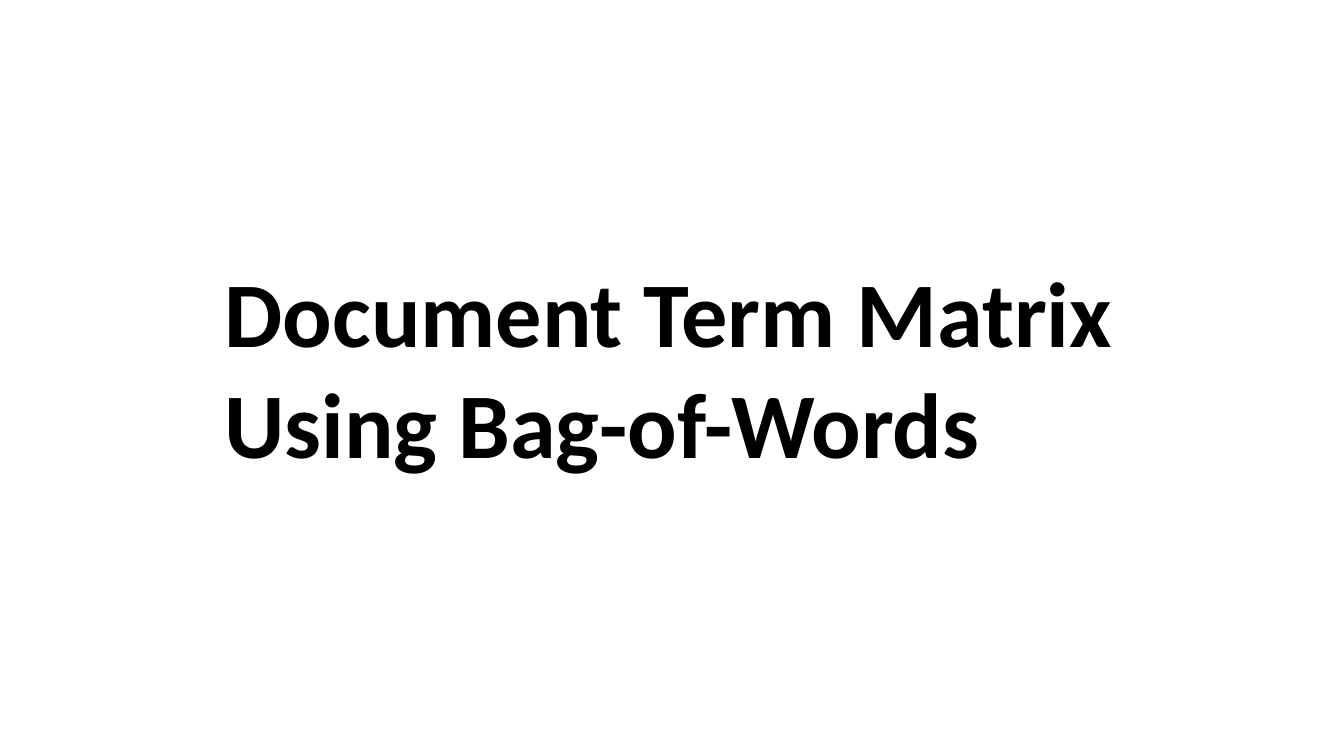
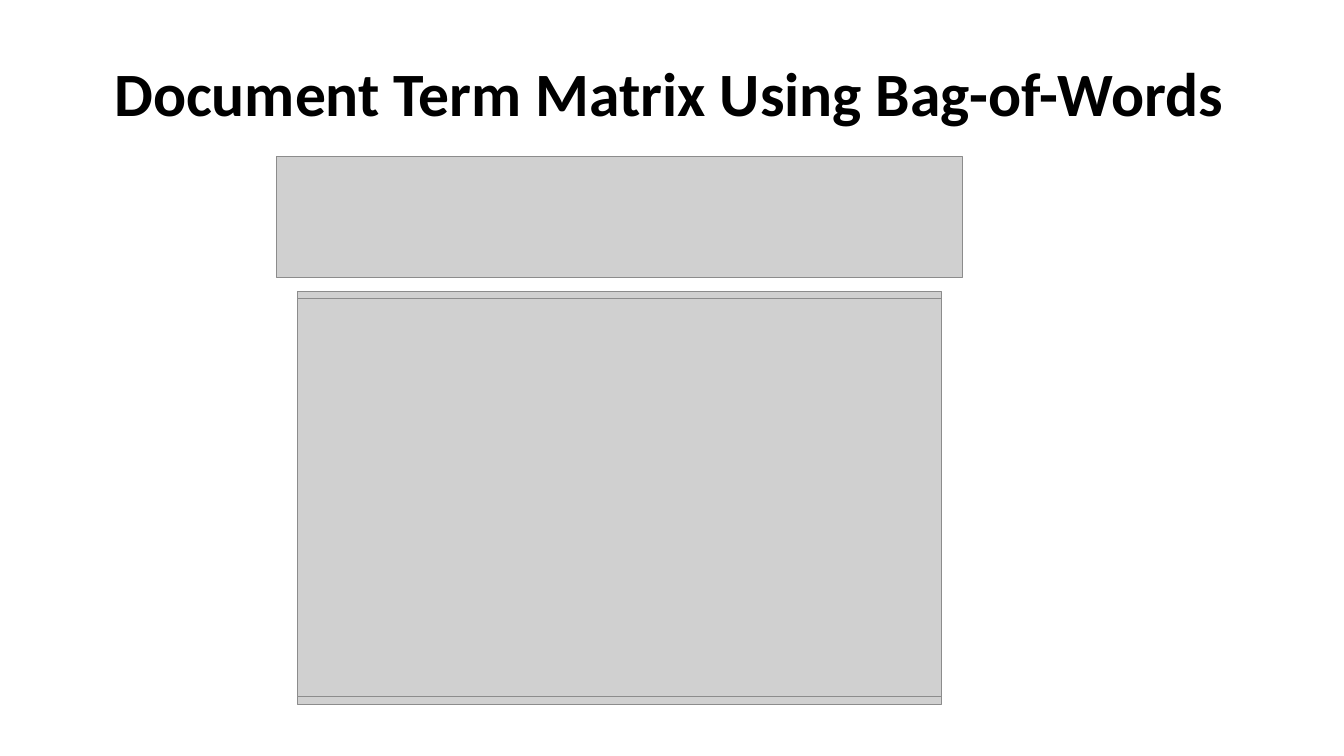
Before and after one commit to datamaniac03/Simple-Tweet-Text-Analysis, a slide deck: slide 8 of Presentation1.pptx. Drawn at 1344x756 pixels with LibreOffice and Linux fonts; fonts in the diff are those of the drawing; grey boxes stand for pictures; background and template pictures are left out. Boxes give left, top, right and bottom in pixels: in the first picture for what was removed or moved away, otherwise in the second. Text is boxed around its words. In the diff, an @@ line names an element or a change of style, - is before the commit and + after.

Commit message:
Draft Slides

```diff
--- a/Presentation1.pptx
+++ b/Presentation1.pptx
@@ title "Document Term Matrix Using Bag-of-Words" at bbox=[114, 72, 1223, 127]: vertical alignment top to middle @@
@@ title at bbox=[114, 72, 1223, 127]: text changed; size 66 to 44 pt @@
-Document Term Matrix
-Using Bag-of-Words
+Document Term Matrix Using Bag-of-Words
@@ picture added at bbox=[276, 156, 962, 277] @@
@@ picture added at bbox=[333, 156, 905, 257] @@
@@ picture added at bbox=[297, 291, 942, 705] @@
@@ picture added at bbox=[297, 298, 942, 697] @@
```
Also in this commit, not shown: 6 other slides changed, 3 slides added, 2 slides removed.
